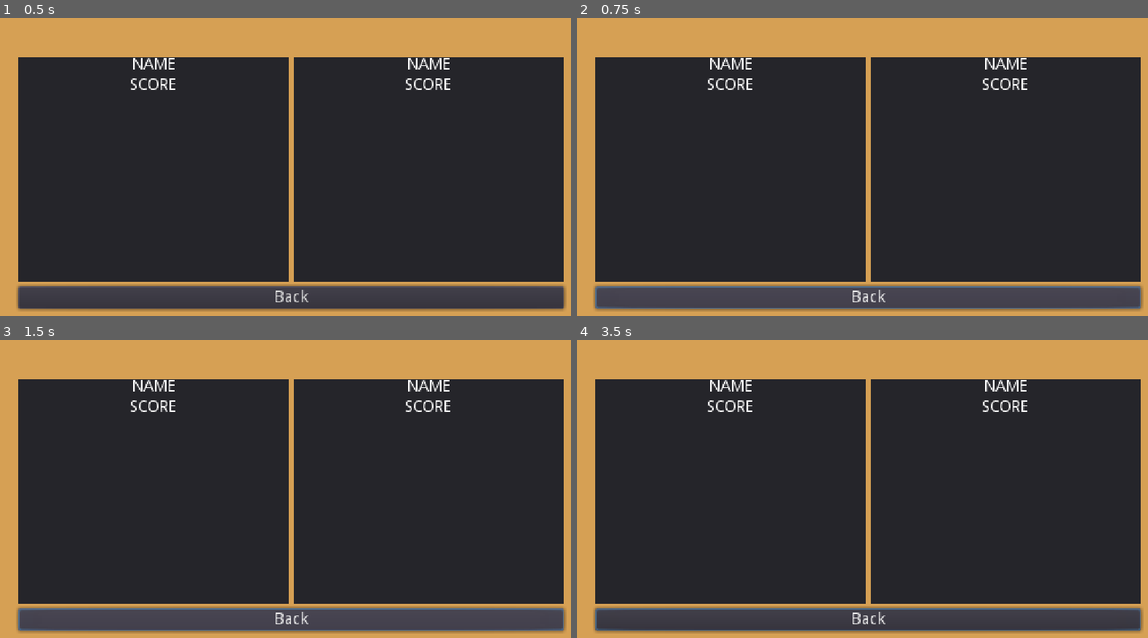
Above: before the commit, frames 1-4 (two rows, left to right).
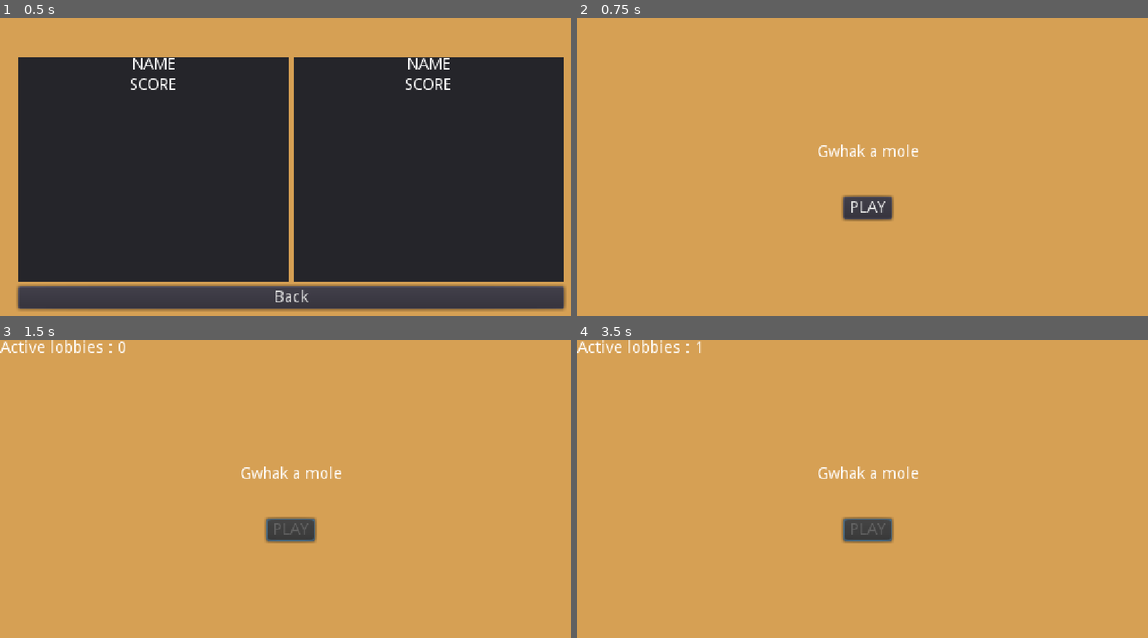
Above: after the commit, the same moments.

Repository: ShatteredShard/gwhack-a-mole
Game: Godot game, scene res://scenes/menu/result.tscn
The game is run twice, just before and just after one commit, with the same random seed, the same clock (stepped at 60 frames per second) and the same inputs. This scene is started directly instead of the project's main scene.
Inputs (mouse positions are in pixels of both pictures, inside the frame that each line leads up to):
- Up to frame 1 (0.5 s): no input
- Up to frame 2 (0.75 s): click "Back" at 0.5 s
- Up to frame 3 (1.5 s): click "Back" (after the commit: "PLAY") at 1.25 s
- Up to frame 4 (3.5 s): move the mouse to (993, 486) at 2.02 s; click (993, 486) at 2.17 s; drag from (754, 518) to (839, 569) at 2.77 s

Frame 1 is identical in both runs. In frame 2, 80% of the frame differs, in the area x 2-100%, y 13-99%; in frame 3, 80%, in the area x 0-100%, y 0-99%; in frame 4, 80%.
Error after the commit: Invalid get index '0' (on base: 'Dictionary'). (res://scenes/menu/result.gd:15)

Commit message:
result without anims

Diff:
--- a/src/scenes/game.gd
+++ b/src/scenes/game.gd
@@ -16,6 +16,8 @@
 
 var state = STATE.waiting
 
+var self_id:int
+
 var players_id := []
 
 var players_name := {}
@@ -34,13 +36,15 @@
 			peer.create_server(PORT)
 			get_tree().set_network_peer(peer)
 			$waiting.show()
-			players_id.push_back(get_tree().get_network_unique_id())
+			self_id = get_tree().get_network_unique_id()
+			players_id.push_back(self_id)
 			get_tree().connect("network_peer_connected", self, "_player_connected")
 			get_tree().connect("network_peer_disconnected", self, "_player_disconnected")
 		else:
 			var peer = NetworkedMultiplayerENet.new()
 			peer.create_client(Gotm.lobby.host.address, PORT)
 			get_tree().set_network_peer(peer)
+			self_id = get_tree().get_network_unique_id()
 		get_tree().connect("server_disconnected", self, "_server_disconnected")
 	else:
 		get_tree().change_scene("res://scenes/menu/menu.tscn")
@@ -195,5 +199,13 @@
 	state = STATE.ending
 	Input.set_mouse_mode(Input.MOUSE_MODE_VISIBLE)
 	$hud.queue_free()
+	if Gotm.lobby !=null:
+		Gotm.lobby.leave()
+		var peer = NetworkedMultiplayerENet.new()
+		peer.close_connection()
+
 	for k in players_id:
 		players_hammer[k].queue_free()
+	var tmp = preload("res://scenes/menu/result.tscn").instance()
+	tmp.init(self_id, players_fruits)
+	add_child(tmp)
--- a/src/scenes/menu/fruit_hud.gd
+++ b/src/scenes/menu/fruit_hud.gd
@@ -1,6 +1,8 @@
 extends HBoxContainer
 
 var count := 0 setget set_count
+
+var actual_count :=0
 
 var id_bdd := 0
 
@@ -12,4 +14,11 @@
 
 func set_count(new_count):
 	count = new_count
-	$label.text = str(count)
+
+func _ready():
+	$tween.interpolate_property(self,"actual_count",0,count,0.5,Tween.TRANS_LINEAR,Tween.EASE_IN_OUT)
+	$tween.start()
+
+
+func _on_tween_tween_step(object, key, elapsed, value):
+	$label.text=str(actual_count)
--- a/src/scenes/menu/fruit_hud.tscn
+++ b/src/scenes/menu/fruit_hud.tscn
@@ -24,3 +24,6 @@
 margin_right = 52.0
 margin_bottom = 16.0
 text = "fruit"
+
+[node name="tween" type="Tween" parent="."]
+[connection signal="tween_step" from="tween" to="." method="_on_tween_tween_step"]
--- a/src/scenes/menu/menu.tscn
+++ b/src/scenes/menu/menu.tscn
@@ -15,7 +15,6 @@
 margin_bottom = 14.0
 
 [node name="timer" type="Timer" parent="."]
-wait_time = 5.0
 autostart = true
 
 [node name="v_box_container" type="VBoxContainer" parent="."]
--- a/src/scenes/menu/player_result.gd
+++ b/src/scenes/menu/player_result.gd
@@ -1,16 +1,18 @@
 extends Control
 
+const FRUIT_HUD_PACKED = preload("res://scenes/menu/fruit_hud.tscn")
+onready var cont = $v_box_container/panel/v_box_container/grid_container
 
-# Declare member variables here. Examples:
-# var a = 2
-# var b = "text"
+var player_fruits:Dictionary
+
+func display(new_player_fruits):
+	player_fruits = new_player_fruits
+	for id_bdd in player_fruits:
+		var tmp=FRUIT_HUD_PACKED.instance()
+		tmp.init(id_bdd,player_fruits[id_bdd])
+		tmp.name = str(id_bdd)
+		cont.add_child(tmp)
 
 
-# Called when the node enters the scene tree for the first time.
-func _ready():
+func _on_timer_timeout():
 	pass # Replace with function body.
-
-
-# Called every frame. 'delta' is the elapsed time since the previous frame.
-#func _process(delta):
-#	pass
--- a/src/scenes/menu/player_result.tscn
+++ b/src/scenes/menu/player_result.tscn
@@ -58,3 +58,6 @@
 columns = 4
 
 [node name="timer" type="Timer" parent="."]
+wait_time = 0.5
+one_shot = true
+[connection signal="timeout" from="timer" to="." method="_on_timer_timeout"]
--- a/src/scenes/menu/result.gd
+++ b/src/scenes/menu/result.gd
@@ -1,16 +1,27 @@
 extends MarginContainer
 
 
-# Declare member variables here. Examples:
-# var a = 2
-# var b = "text"
+onready var ally = $v_box_container/h_box_container/ally
+onready var enemy = $v_box_container/h_box_container/enemy
 
+var self_id:int
+var players_fruits:Dictionary
 
-# Called when the node enters the scene tree for the first time.
+func init(new_self_id,new_players_fruits):
+	self_id = new_self_id
+	players_fruits = new_players_fruits
+
 func _ready():
-	pass # Replace with function body.
+	ally.display(players_fruits[self_id])
+	var enemey_key = 1
+	var keys = players_fruits.keys()
+	if keys.size()>1:
+		for k in keys:
+			if k!=self_id:
+				enemey_key = k
+		enemy.display(players_fruits[enemey_key])
+	else:
+		enemy.queue_free()
 
-
-# Called every frame. 'delta' is the elapsed time since the previous frame.
-#func _process(delta):
-#	pass
+func _on_button_pressed():
+	get_tree().change_scene("res://scenes/menu/menu.tscn")
--- a/src/scenes/menu/result.tscn
+++ b/src/scenes/menu/result.tscn
@@ -29,7 +29,7 @@
 "_edit_use_anchors_": false
 }
 
-[node name="player_result" parent="v_box_container/h_box_container" instance=ExtResource( 1 )]
+[node name="ally" parent="v_box_container/h_box_container" instance=ExtResource( 1 )]
 anchor_right = 0.0
 anchor_bottom = 0.0
 margin_right = 238.0
@@ -37,7 +37,7 @@
 size_flags_horizontal = 3
 size_flags_vertical = 3
 
-[node name="player_result2" parent="v_box_container/h_box_container" instance=ExtResource( 1 )]
+[node name="enemy" parent="v_box_container/h_box_container" instance=ExtResource( 1 )]
 anchor_right = 0.0
 anchor_bottom = 0.0
 margin_left = 242.0
@@ -51,3 +51,4 @@
 margin_right = 480.0
 margin_bottom = 240.0
 text = "Back"
+[connection signal="pressed" from="v_box_container/button" to="." method="_on_button_pressed"]
